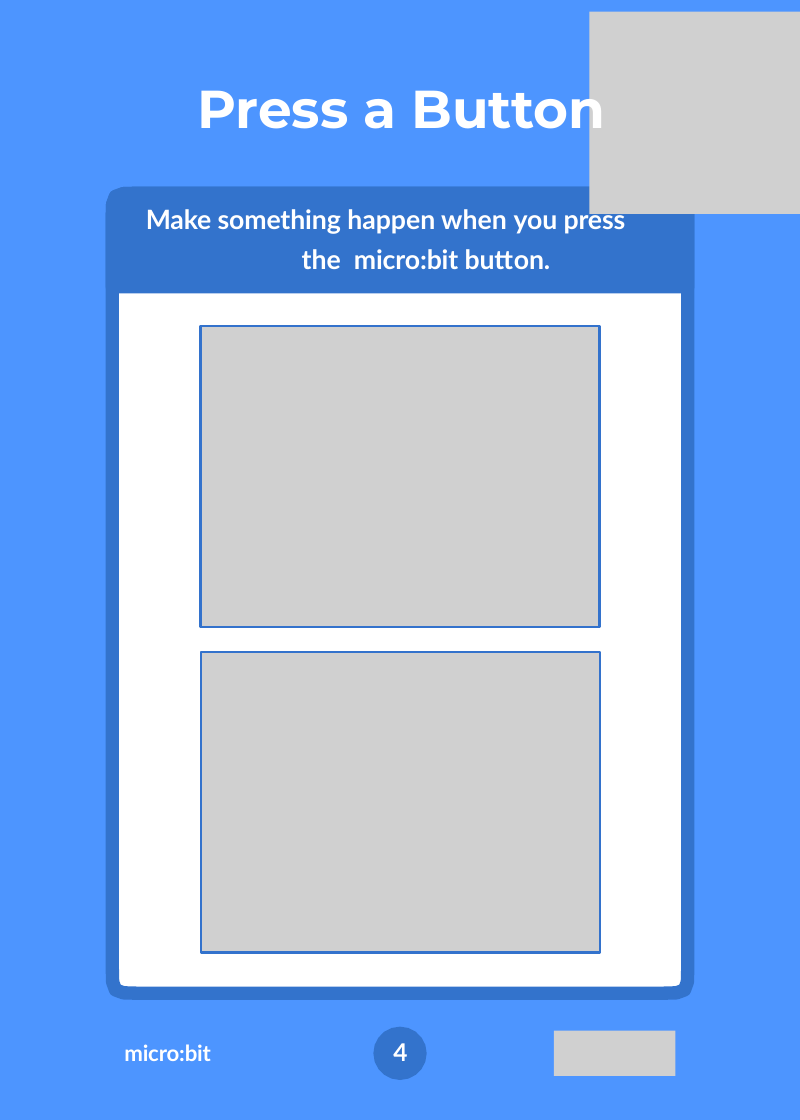
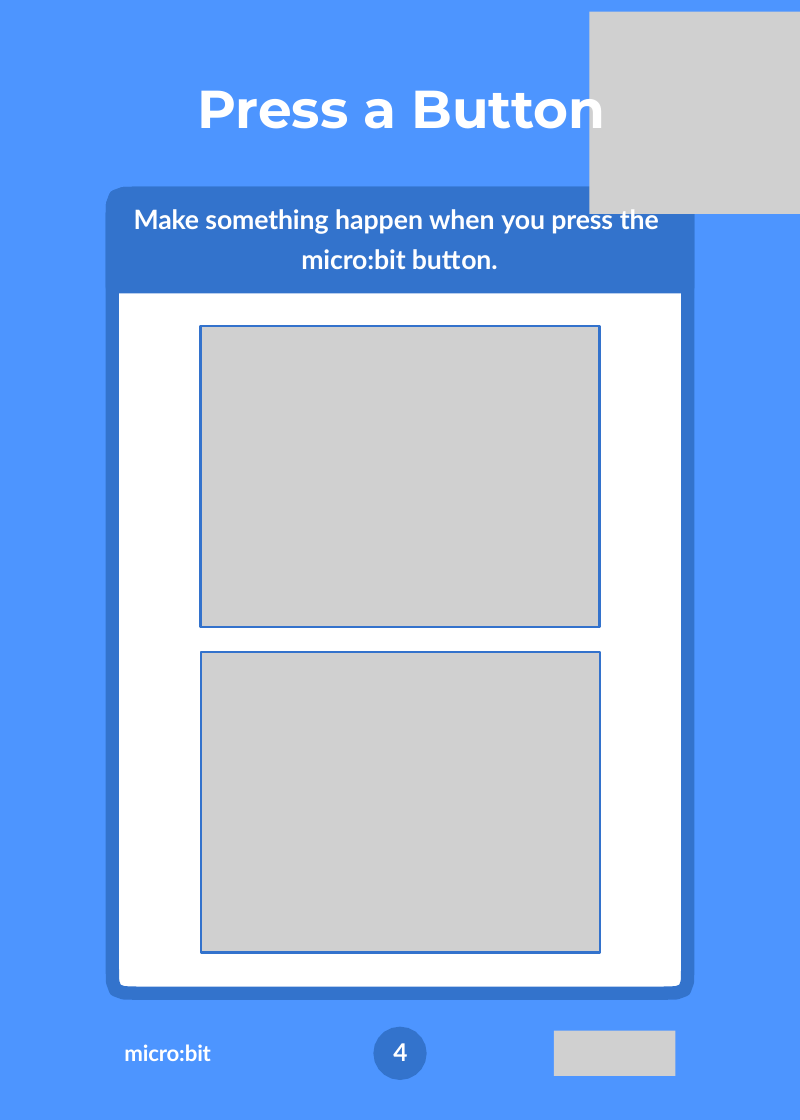
Before and after one commit to hansdejongehv/Scratch-Cards-Temp, a slide deck: slide 9 of English Scratch Cards easier to translate/microbit-cards.pptx. Drawn at 800x1120 pixels with LibreOffice and Linux fonts; fonts in the diff are those of the drawing; grey boxes stand for pictures; background and template pictures are left out. Boxes give left, top, right and bottom in pixels: in the first picture for what was removed or moved away, otherwise in the second. Text is boxed around its words. In the diff, an @@ line names an element or a change of style, - is before the commit and + after.

```diff
--- a/English Scratch Cards easier to translate/microbit-cards.pptx
+++ b/English Scratch Cards easier to translate/microbit-cards.pptx
@@ text "Make something happen when you ...": place and size @@
-text "Make something happen when you ..." at <box>146,207,626,269</box>
+text "Make something happen when you ..." at <box>134,207,659,269</box>
@@ text "Make something happen when you ..." at <box>134,207,659,269</box>: alignment left to centre; indent changed @@
```
Also in this commit, not shown: 14 other slides changed, 9 other files.
